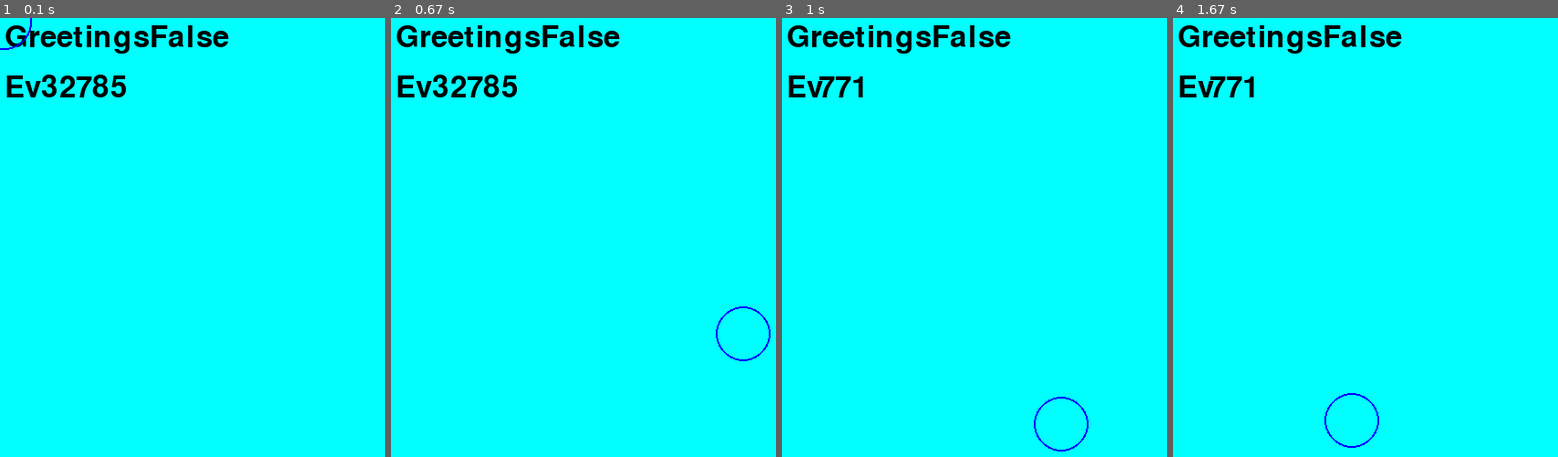
Above: before the commit, frames 1-4 (left to right).
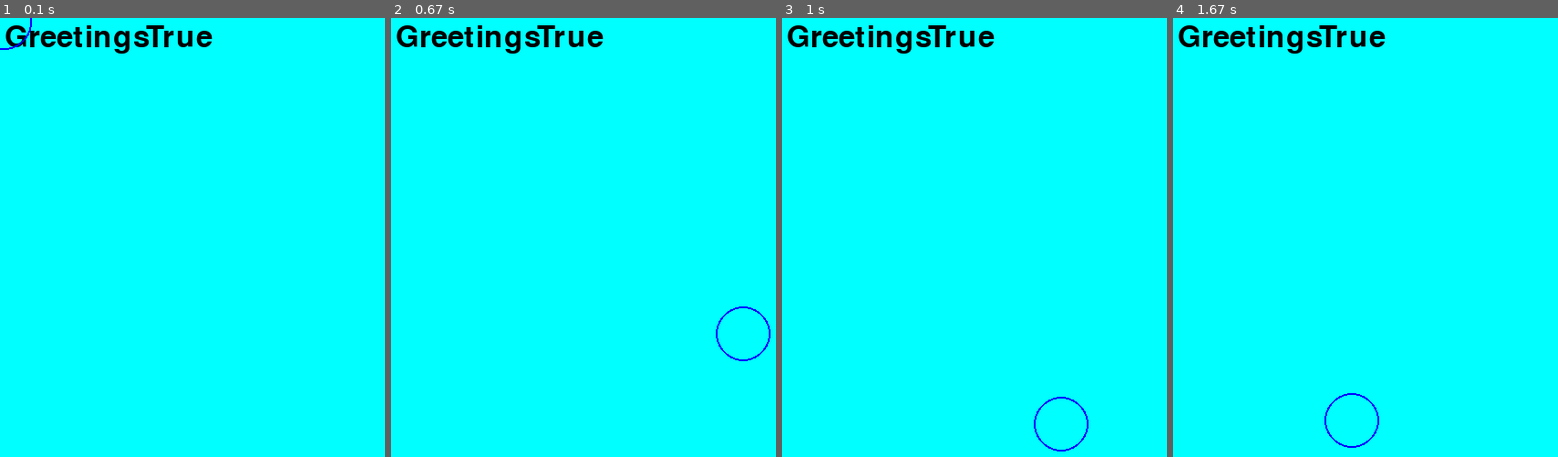
Above: after the commit, the same moments.

Repository: threeup/pygame-learn
Game: pygame game, started from game.py
The game is run twice, just before and just after one commit, with the same random seed, the same clock (stepped at 60 frames per second) and the same inputs.
Inputs (mouse positions are in pixels of both pictures, inside the frame that each line leads up to):
- Up to frame 1 (0.1 s): no input
- Up to frame 2 (0.67 s): press the mouse at (568, 421) at 0.37 s; move the mouse to (656, 377) at 0.47 s; release the mouse at (741, 334) at 0.6 s
- Up to frame 3 (1 s): hold G from 0.67 s (still down); tap F at 0.73 s; click (1063, 426) at 0.75 s
- Up to frame 4 (1.67 s): tap F at 1.03 s; release G at 1.2 s; tap Enter at 1.23 s; press the mouse at (1350, 421) at 1.6 s

The runs differ from the first frame. In frame 1, 1.2% of the frame differs, in the area x 1-60%, y 1-19%; in frame 2, 1.2%; in frame 3, 0.9%; in frame 4, 0.9%.

Commit message:
color buttons

Diff:
--- a/game.py
+++ b/game.py
@@ -37,53 +37,58 @@
 
     colc = pygame.Color("cyan")
     colg = pygame.Color("green")
+    colb = pygame.Color("blue")
+    coly = pygame.Color("yellow")
+    colr = pygame.Color("red")
     col = colc
 
     run_physics = True
 
-    evtype = 0
+    paused = False
     while running:
-        moving = False
         ## _pygame.h PGPOST_EVENTBEGIN
         ## pygame-stubs/constants.pyi
         ## https://github.com/davidsiaw/SDL2/blob/master/include/SDL_events.h
-        for j in range(joystick_count):
-            joystick = joysticks[j]
-            buttons = joystick.get_numbuttons()
-            for i in range(buttons):
-                button = joystick.get_button(i)
-                if button:
-                    print(button,i)
+
+        ##for j in range(joystick_count):
+        ##    joystick = joysticks[j]
+        ##    buttons = joystick.get_numbuttons()
+        ##    for i in range(buttons):
+        ##        button = joystick.get_button(i)
+        ##        if button:
+        ##            print(button,i)
 
         for event in pygame.event.get():
             if event.type == pygame.QUIT:
                 running = False
             elif event.type == pygame.KEYDOWN and event.key == pygame.K_ESCAPE:
                 running = False
-            elif event.type == pygame.KEYDOWN and event.key == pygame.K_f:
+            elif event.type == pygame.ACTIVEEVENT:
+                if event.gain == 0:
+                    paused = True
+                else:
+                    paused = False
+            elif event.type == pygame.JOYBUTTONDOWN:
+                if event.button == 0:
+                    col = colg
+                elif event.button == 1:
+                    col = colr
+                elif event.button == 2:
+                    col = coly
+                elif event.button == 3:
+                    col = colb
+            elif event.type == pygame.JOYBUTTONUP:
                 col = colc
-            elif event.type == pygame.KEYDOWN and event.key == pygame.K_g:
-                col = colg
-            elif event.type == pygame.MOUSEBUTTONUP:
-                moving = True
-            elif event.type == pygame.JOYAXISMOTION:
-                moving = True
-            elif event.type == pygame.MOUSEBUTTONDOWN:
-                moving = True
-            elif event.type == pygame.MOUSEMOTION:
-                moving = True
-            elif event.type == pygame.KEYUP:
-                moving = True
-            elif event.type == pygame.KEYDOWN:
-                moving = True
-            elif event.type == pygame.ACTIVEEVENT:
-                moving = True
-            elif event.type == 2304: ##clipboardupdate
-                moving = True
-            else:
-                print("s")
-                print(event)
-                evtype = event.type
+            ## elif event.type == pygame.JOYAXISMOTION:
+            ##     moving = True
+            ## elif event.type == pygame.JOYHATMOTION:
+            ##     moving = True
+            ## elif event.type == pygame.MOUSEBUTTONUP:
+            ##     moving = True
+            ## elif event.type == pygame.MOUSEBUTTONDOWN:
+            ##     moving = True
+            ## elif event.type == pygame.MOUSEMOTION:
+            ##     moving = True
 
         p = pygame.mouse.get_pos()
         mouse_pos = Vec2d(p[X], flipy(p[Y]))
@@ -101,12 +106,9 @@
 
         # Display some text
         font = pygame.font.Font(None, 48)
-        line = "Greetings"+str(moving)
+        line = "Greetings"+str(not paused)
         text = font.render(line, True, pygame.Color("black"))
         screen.blit(text, (5, 5))
-        line = "Ev"+str(evtype)
-        text = font.render(line, True, pygame.Color("black"))
-        screen.blit(text, (5, 60))
 
         r = mouse_shape.radius
         v = mouse_shape.body.position
